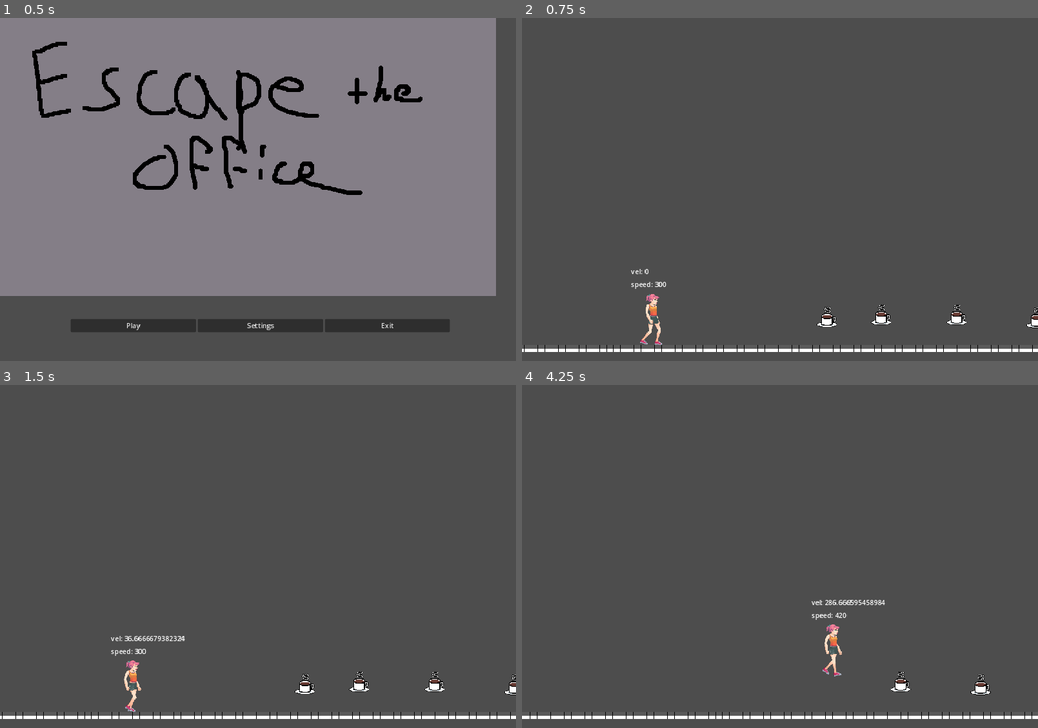
Above: before the commit, frames 1-4 (two rows, left to right).
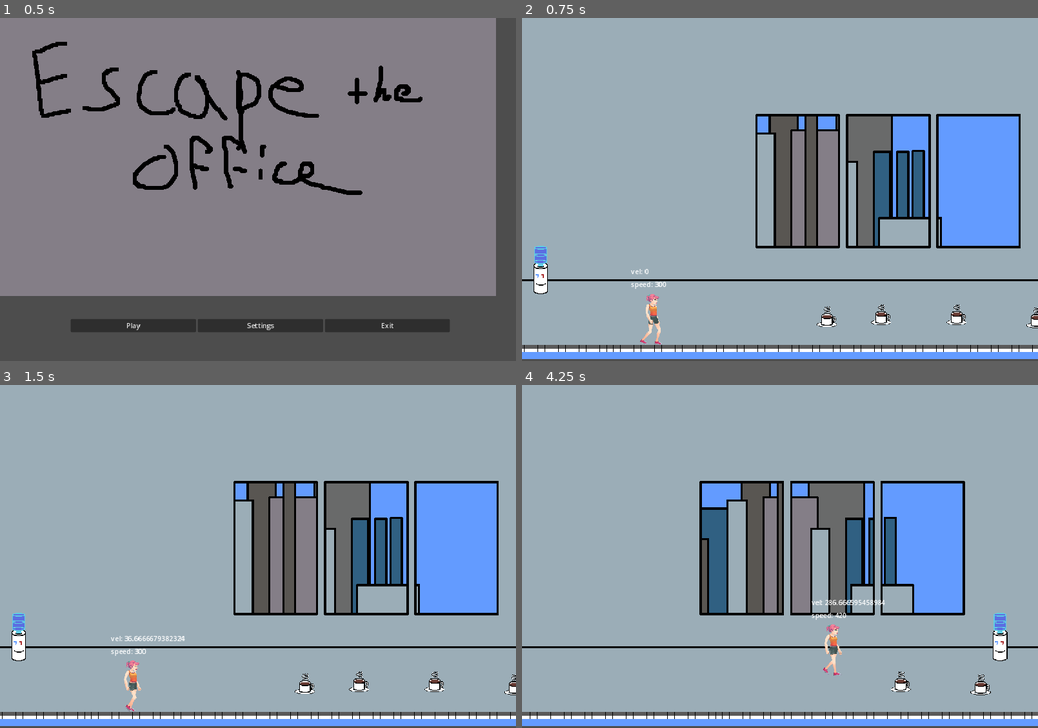
Above: after the commit, the same moments.

Repository: pilsnerpals/escape-gwj
Game: Godot game, scene res://Scenes/Menus/MainMenu.tscn
Same seed, same stepped clock (60 frames per second), same inputs: the game is played once before the commit and once after it. The engine's default icon, where the game draws it, is replaced by a stand-in: a white triangle on a blue panel in a dark square.
Inputs:
- Up to frame 1 (0.5 s): no input
- Up to frame 2 (0.75 s): click "Play" at 0.5 s
- Up to frame 3 (1.5 s): tap Enter at 1.25 s; hold D (move_right) from 1.28 s (still down)
- Up to frame 4 (4.25 s): tap Space (move_jump) at 1.52, 2.27, 3.77 s; release D (move_right) at 2.78 s; hold A (move_left) 2.78-3.53 s; hold D (move_right) from 3.53 s (still down)

Frame 1 is identical in both runs. In frame 2, 95% of the frame differs, in the area x 0-100%, y 0-100%; in frame 3, 95%; in frame 4, 95%.

Commit message:
parallax background

Diff:
--- a/Scenes/game_play.gd
+++ b/Scenes/game_play.gd
@@ -3,7 +3,7 @@
 
 # Called when the node enters the scene tree for the first time.
 func _ready():
-	get_tree().call_group("coworkers", "init")
+	get_tree().call_group("guards", "enter_alert_mode")
 	pass # Replace with function body.
 
 
--- a/Scenes/game_play.tscn
+++ b/Scenes/game_play.tscn
@@ -1,9 +1,12 @@
-[gd_scene load_steps=9 format=3 uid="uid://ca7li0etwjdw0"]
+[gd_scene load_steps=12 format=3 uid="uid://ca7li0etwjdw0"]
 
 [ext_resource type="Script" path="res://Scenes/game_play.gd" id="1_5u42b"]
 [ext_resource type="PackedScene" uid="uid://dy3rbt3i2iv2e" path="res://Scenes/Player/Player.tscn" id="1_rl3dm"]
 [ext_resource type="Texture2D" uid="uid://xgmvbbg2dkgw" path="res://Assets/platformer-tileset-template.png" id="2_6jttj"]
+[ext_resource type="Texture2D" uid="uid://baq6k86pdgrg4" path="res://Assets/sky.png" id="2_y3cbb"]
 [ext_resource type="PackedScene" uid="uid://1hwv4xca62y5" path="res://Scenes/Collectible/Coffee.tscn" id="3_nma78"]
+[ext_resource type="Texture2D" uid="uid://dc811qfn1p8b8" path="res://Assets/city.png" id="3_t8kns"]
+[ext_resource type="Texture2D" uid="uid://blnuyn34hixvr" path="res://Assets/Office_1.png" id="4_jqchh"]
 [ext_resource type="PackedScene" uid="uid://dy2ktv3gslcip" path="res://Scenes/Enemies/coworker.tscn" id="4_woskv"]
 [ext_resource type="PackedScene" uid="uid://dxtqedism2nlo" path="res://Scenes/Enemies/Boss.tscn" id="6_6lljv"]
 
@@ -1463,6 +1466,34 @@
 [node name="GamePlay" type="Node"]
 script = ExtResource("1_5u42b")
 
+[node name="ParallaxBackground" type="ParallaxBackground" parent="."]
+
+[node name="Sky" type="ParallaxLayer" parent="ParallaxBackground"]
+texture_filter = 1
+motion_scale = Vector2(0.25, 0.25)
+motion_mirroring = Vector2(1200, 0)
+
+[node name="Sprite2D" type="Sprite2D" parent="ParallaxBackground/Sky"]
+texture = ExtResource("2_y3cbb")
+centered = false
+
+[node name="City" type="ParallaxLayer" parent="ParallaxBackground"]
+texture_filter = 1
+motion_scale = Vector2(0.5, 0.5)
+motion_mirroring = Vector2(1200, 0)
+
+[node name="Sprite2D" type="Sprite2D" parent="ParallaxBackground/City"]
+texture = ExtResource("3_t8kns")
+centered = false
+
+[node name="OfficeWall" type="ParallaxLayer" parent="ParallaxBackground"]
+texture_filter = 1
+motion_mirroring = Vector2(1200, 0)
+
+[node name="Sprite2D" type="Sprite2D" parent="ParallaxBackground/OfficeWall"]
+texture = ExtResource("4_jqchh")
+centered = false
+
 [node name="Player" parent="." instance=ExtResource("1_rl3dm")]
 position = Vector2(57, 721)
 
Binary file added: Assets/Office_1.ase
Binary file added: Assets/Office_1.png
Not shown, added: Assets/Office_1.png.import
Binary file added: Assets/city.ase
Binary file added: Assets/city.png
Not shown, added: Assets/city.png.import
Binary file added: Assets/sky.ase
Binary file added: Assets/sky.png
Not shown, added: Assets/sky.png.import
